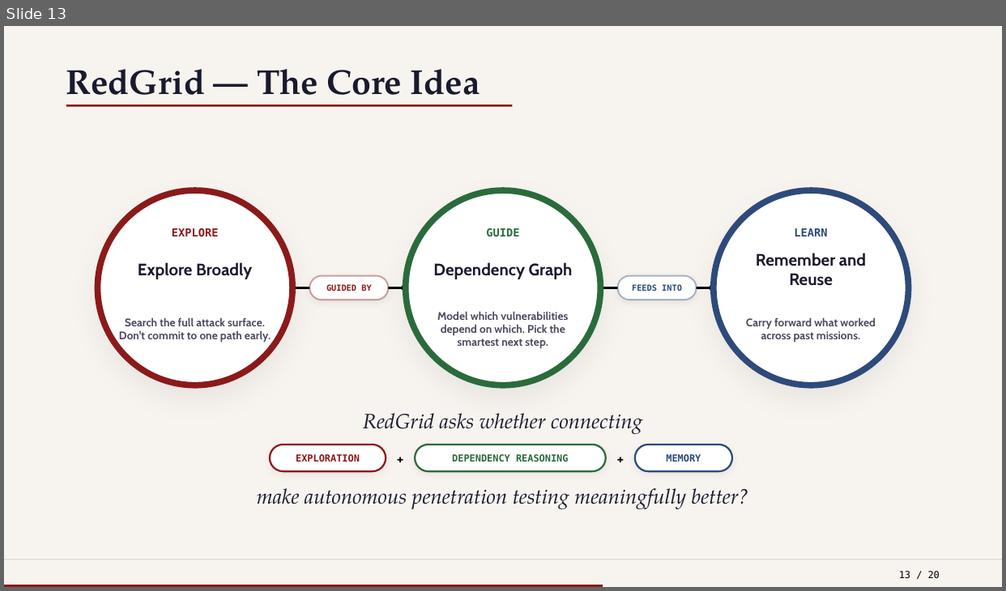
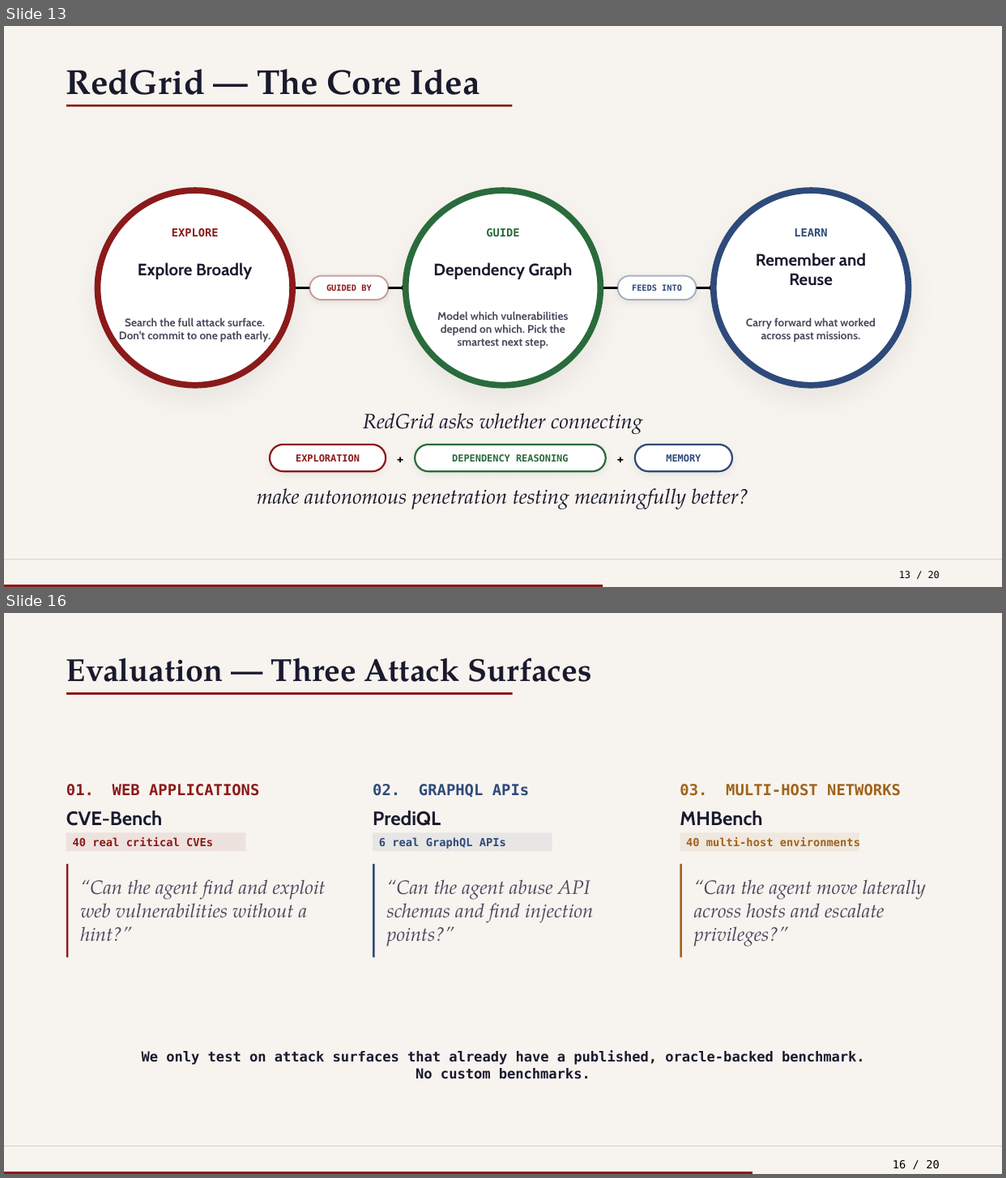
Before and after one commit to nishan-paul-hello/cmatrix-agentic-red-team, a slide deck: docs/presentation/files/CSE-810-PRESENTATION-INCEPTION.pptx. Shown one above the other, each under a label of ours: slide 13 before the commit, slides 13 and 16 after it; the slides between them are not shown. The pictures are 1006x591 and 1006x1178 pixels, drawn with LibreOffice and Linux fonts; fonts in the diff are those of the drawing. Boxes give left, top, right and bottom in pixels: in the first picture for what was removed or moved away, otherwise in the second. Text is boxed around its words. In the diff, an @@ line names an element or a change of style, - is before the commit and + after.

```diff
--- a/docs/presentation/files/CSE-810-PRESENTATION-INCEPTION.pptx
+++ b/docs/presentation/files/CSE-810-PRESENTATION-INCEPTION.pptx
@@ slide 16 added at box(4, 613, 1002, 1174), background #F7F4EF @@
@@ text added at box(66, 658, 591, 682), 23 pt, text #1A1A2E, bold @@
+Evaluation — Three Attack Surfaces
@@ rectangle added at box(66, 693, 512, 695), fill #8B1A1A @@
@@ text added at box(66, 784, 259, 796), 11 pt, text #8B1A1A, bold @@
+01. WEB APPLICATIONS
@@ text added at box(373, 784, 529, 798), 11 pt, text #2E4A7A, bold @@
+02. GRAPHQL APIs
@@ text added at box(680, 784, 901, 796), 11 pt, text #A0631A, bold @@
+03. MULTI-HOST NETWORKS
@@ text added at box(66, 811, 162, 826), 14 pt, text #1A1A2E, bold @@
+CVE-Bench
@@ text added at box(373, 811, 441, 826), 14 pt, text #1A1A2E, bold @@
+PrediQL
@@ text added at box(680, 811, 762, 826), 14 pt, text #1A1A2E, bold @@
+MHBench
@@ rectangle added at box(66, 833, 245, 851), fill #8B1A1A at 8% opacity @@
@@ text added at box(73, 837, 213, 846), 8 pt, text #8B1A1A, bold @@
+40 real critical CVEs
@@ rectangle added at box(373, 833, 553, 851), fill #2E4A7A at 8% opacity @@
@@ text added at box(379, 837, 506, 849), 8 pt, text #2E4A7A, bold @@
+6 real GraphQL APIs
@@ rectangle added at box(680, 833, 859, 851), fill #A0631A at 8% opacity @@
@@ text added at box(686, 837, 860, 846), 8 pt, text #A0631A, bold @@
+40 multi-host environments
@@ rectangle added at box(66, 864, 68, 958), fill #8B1A1A @@
@@ text added at box(80, 879, 326, 941), 14 pt, text #4A4A5E, italic @@
+“Can the agent find and exploit web vulnerabilities without a hint?”
@@ rectangle added at box(373, 864, 375, 958), fill #2E4A7A @@
@@ text added at box(387, 879, 593, 947), 14 pt, text #4A4A5E, italic @@
+“Can the agent abuse API schemas and find injection points?”
@@ rectangle added at box(680, 864, 682, 958), fill #A0631A @@
@@ text added at box(694, 879, 926, 947), 14 pt, text #4A4A5E, italic @@
+“Can the agent move laterally across hosts and escalate privileges?”
@@ text added at box(142, 1051, 865, 1080), 10 pt, text #1A1A2E, bold @@
+We only test on attack surfaces that already have a published, oracle-backed benchmark.
+No custom benchmarks.
@@ line added from (4, 1146) to (1002, 1146), #D4CFC8 0.75 pt @@
@@ text added at box(893, 1161, 940, 1169), 8 pt, text #000000 @@
+16 / 20
@@ rectangle added at box(4, 1172, 752, 1174), fill #8B1A1A @@
```
Also in this commit, not shown: 3 slides changed, 4 other slides added, 1 other file.
